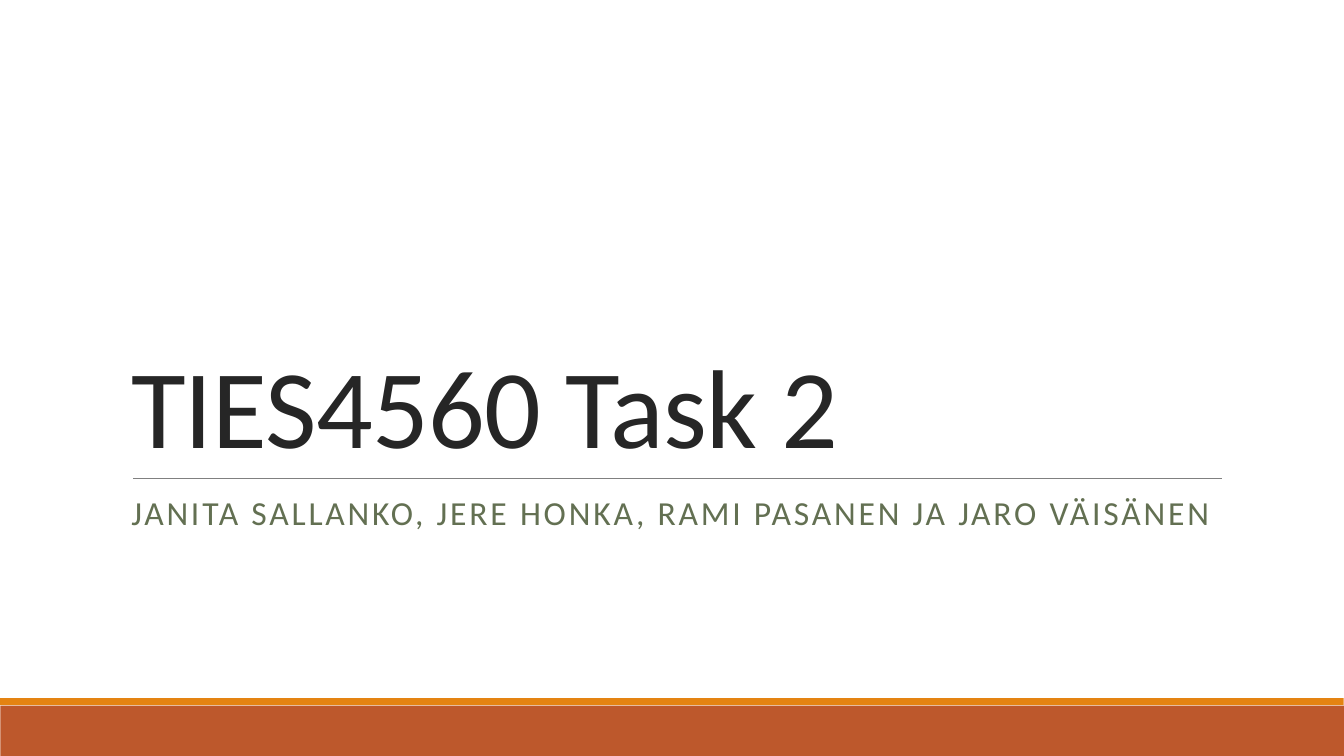
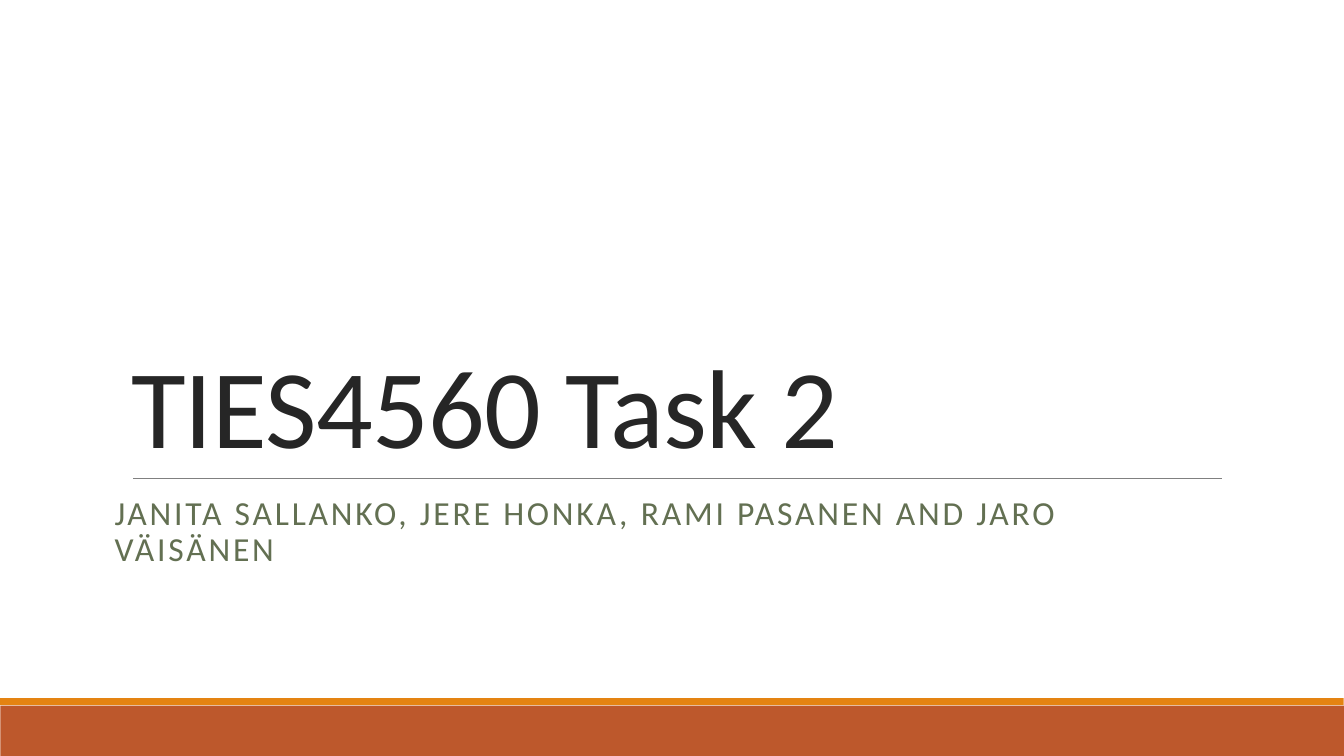
Before and after one commit to Rampastring/ties4560, a slide deck: slide 1 of Task-2/TIES4560 Task 2.pptx. Drawn at 1344x756 pixels with LibreOffice and Linux fonts; fonts in the diff are those of the drawing. Boxes give left, top, right and bottom in pixels: in the first picture for what was removed or moved away, otherwise in the second. Text is boxed around its words. In the diff, an @@ line names an element or a change of style, - is before the commit and + after.

Commit message:
Add presentation slides for task 2.1

```diff
--- a/Task-2/TIES4560 Task 2.pptx
+++ b/Task-2/TIES4560 Task 2.pptx
@@ subtitle at (115,503,1054,561): text changed @@
-JANITA SALLANKO, JERE HONKA, RAMI PASANEN JA JARO VÄISÄNEN
+JANITA SALLANKO, JERE HONKA, RAMI PASANEN AND JARO VÄISÄNEN
```
Also in this commit, not shown: 1 other slide changed, 1 slide added.
